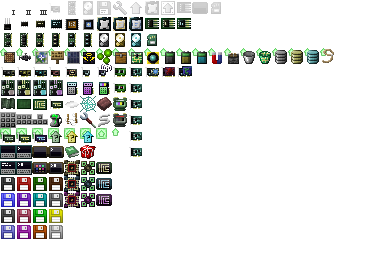
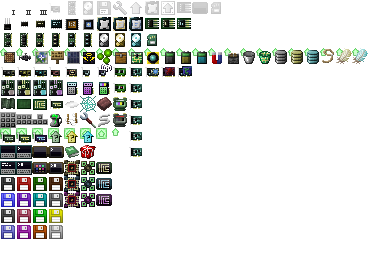
Two versions of the same layered image (384×256). Layer-by-layer changes:
painted on "items" (2nd of 2, in "items") over [336, 48, 368, 64]
